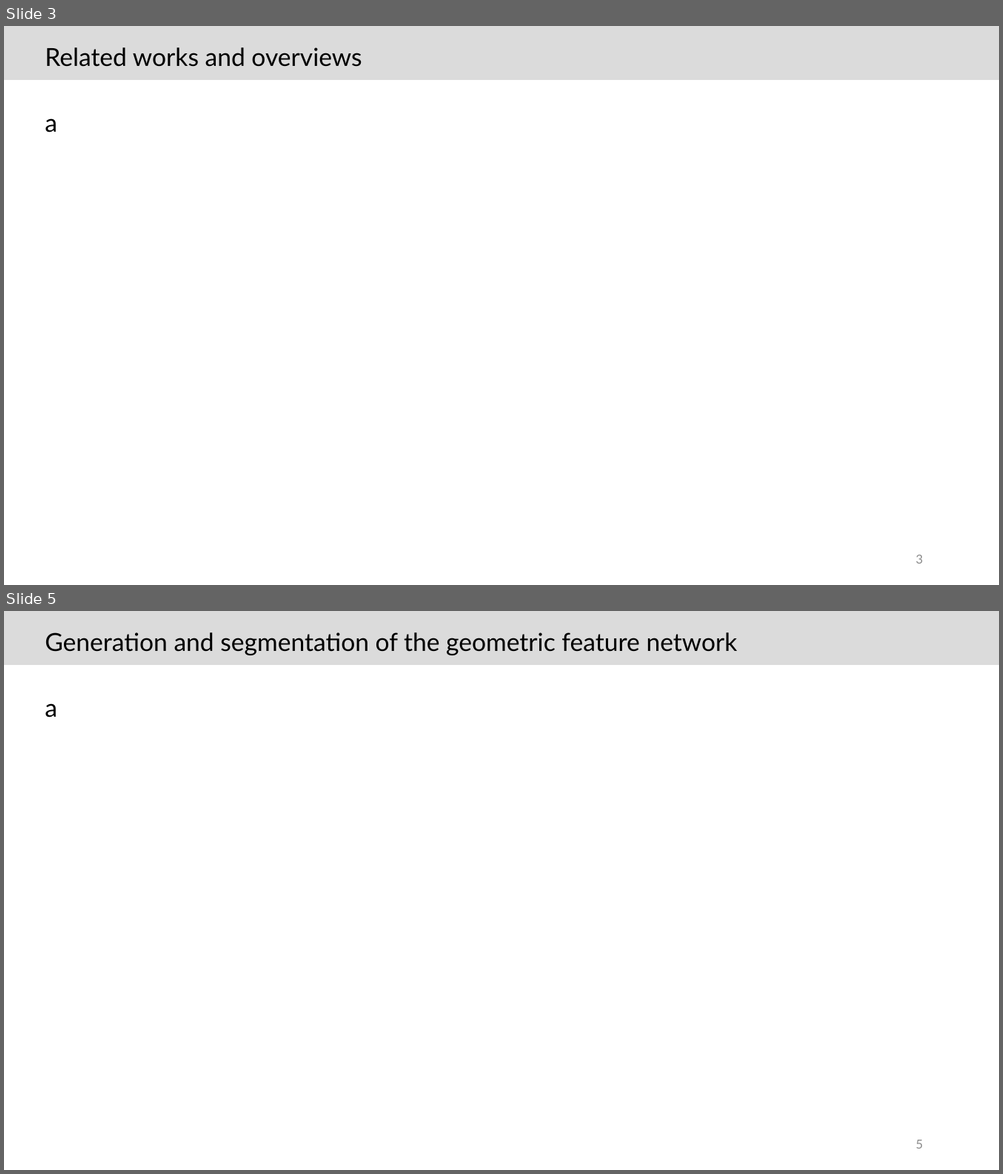
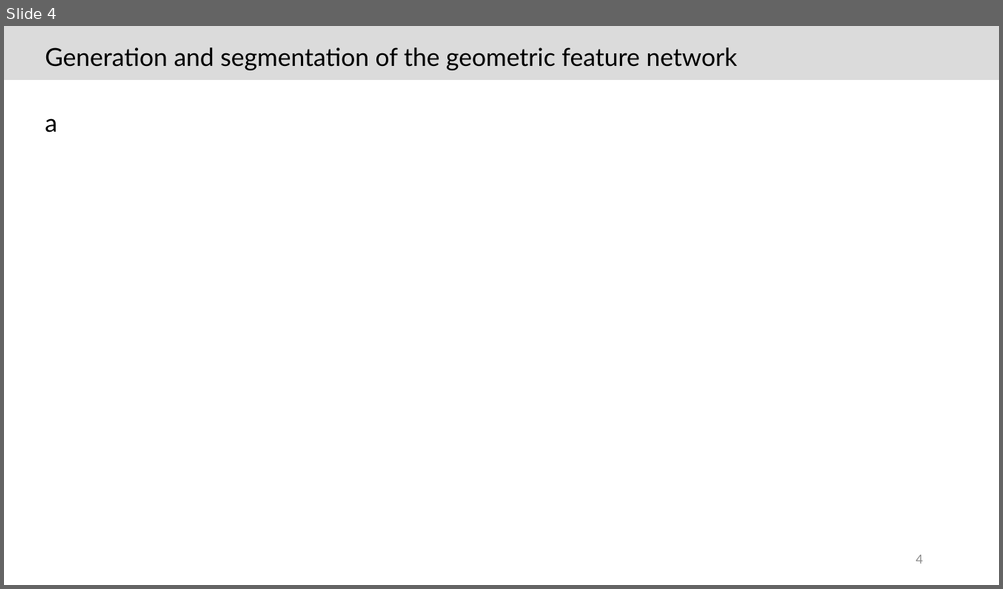
Before and after one commit to JoTsuchi22/lab_share, a slide deck: 文献紹介/20220608/文献調査_土山雄飛_20220608.pptx. Shown one above the other, each under a label of ours: slides 3 and 5 before the commit, slide 4 after it; the slides between them are not shown. The pictures are 1003x1174 and 1003x589 pixels, drawn with LibreOffice and Linux fonts; fonts in the diff are those of the drawing. Boxes give left, top, right and bottom in pixels: in the first picture for what was removed or moved away, otherwise in the second. Text is boxed around its words. In the diff, an @@ line names an element or a change of style, - is before the commit and + after.

```diff
--- a/文献紹介/20220608/文献調査_土山雄飛_20220608.pptx
+++ b/文献紹介/20220608/文献調査_土山雄飛_20220608.pptx
@@ slide 3 removed at (x1=4, y1=26, x2=999, y2=585), background #FFFFFF @@
@@ rectangle removed at (x1=4, y1=26, x2=999, y2=80) @@
@@ text removed at (x1=45, y1=47, x2=361, y2=67) @@
-Related works and overviews
@@ text removed at (x1=45, y1=118, x2=57, y2=133) @@
-a
@@ page number removed at (x1=916, y1=555, x2=923, y2=564) @@
-3
@@ what was slide 5 is now slide 4 @@
@@ page number at (x1=916, y1=555, x2=923, y2=564): text changed @@
-5
+4
```
Also in this commit, not shown: 2 slides changed, 3 other files.
